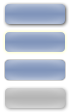
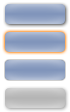
The second 70 x 112 image is a revision of the first. Changes to its layers:
pixels changed over <box>2,29,68,55</box> (layer not identified)
